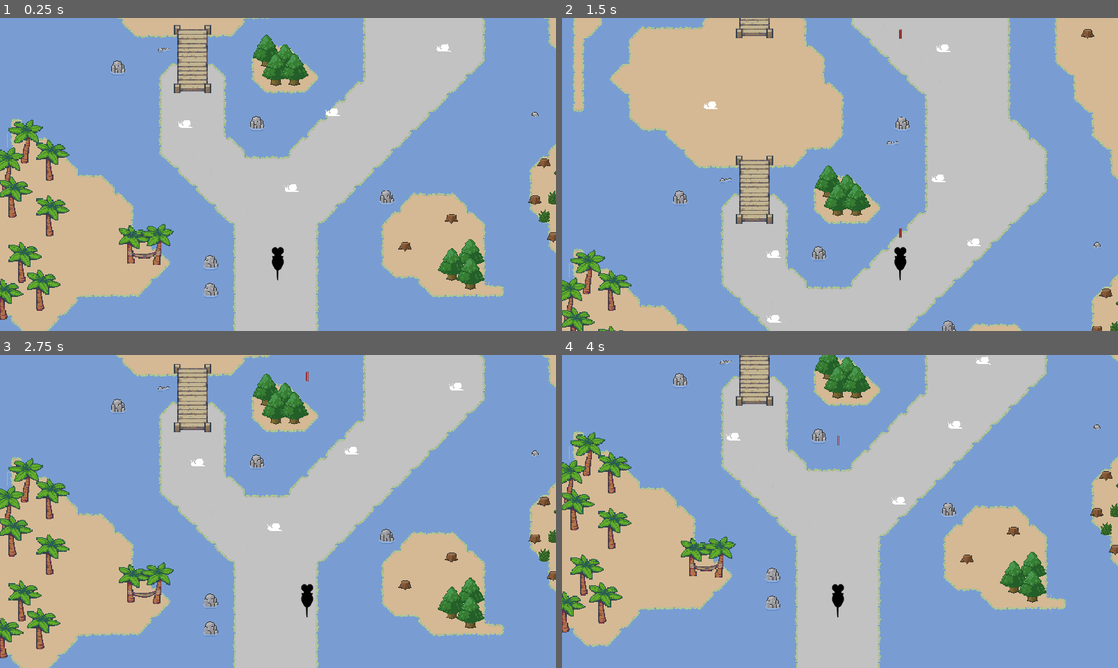
Above: before the commit, frames 1-4 (two rows, left to right).
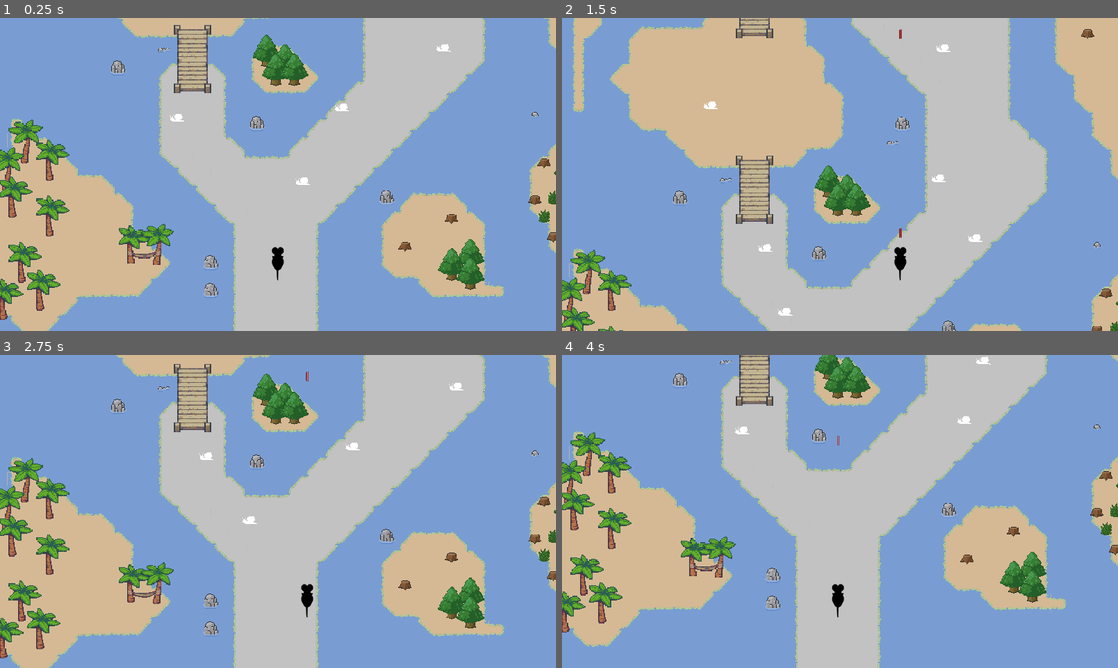
Above: after the commit, the same moments.

Repository: outerspace-probes/rat-raid
Game: Godot game, scene res://MainScene.tscn
Two runs of this game, one before a commit and one after it. Both use one fixed random seed, a clock stepped at 60 frames per second and the inputs below.
Inputs:
- Up to frame 1 (0.25 s): no input
- Up to frame 2 (1.5 s): hold Right (MOVE_RIGHT) 0.53-1.28 s; hold Space (FIRE) 0.53-1.28 s; hold Left (MOVE_LEFT) from 1.28 s (still down); tap Space (FIRE) at 1.35 s
- Up to frame 3 (2.75 s): release Left (MOVE_LEFT) at 2.03 s; hold Right (MOVE_RIGHT) from 2.03 s (still down); hold Space (FIRE) from 2.03 s (still down)
- Up to frame 4 (4 s): release Space (FIRE) at 2.78 s; tap Space (FIRE) at 2.85 s; release Right (MOVE_RIGHT) at 3.53 s; hold Left (MOVE_LEFT) from 3.53 s (still down); hold Space (FIRE) from 3.53 s (still down)

The runs differ from the first frame. In frame 1, 0.2% of the frame differs, in the area x 30-63%, y 27-56%; in frame 2, 0.2%; in frame 3, 0.2%; in frame 4, 0.2%.

Commit message:
enemies replace

Diff:
--- a/MainScene.tscn
+++ b/MainScene.tscn
@@ -42,13 +42,13 @@
 [node name="Type1" type="Node" parent="Enemies"]
 
 [node name="EnemyOne" parent="Enemies/Type1" instance=ExtResource( 5 )]
-position = Vector2( 974.659, 639.121 )
+position = Vector2( 1013.22, 615.217 )
 
 [node name="EnemyOne2" parent="Enemies/Type1" instance=ExtResource( 5 )]
-position = Vector2( 607.611, 417.661 )
+position = Vector2( 579.086, 396.155 )
 
 [node name="EnemyOne3" parent="Enemies/Type1" instance=ExtResource( 5 )]
-position = Vector2( 1116.15, 376.651 )
+position = Vector2( 1148.96, 361.101 )
 
 [node name="EnemyOne4" parent="Enemies/Type1" instance=ExtResource( 5 )]
 position = Vector2( 1499.6, 155.191 )
